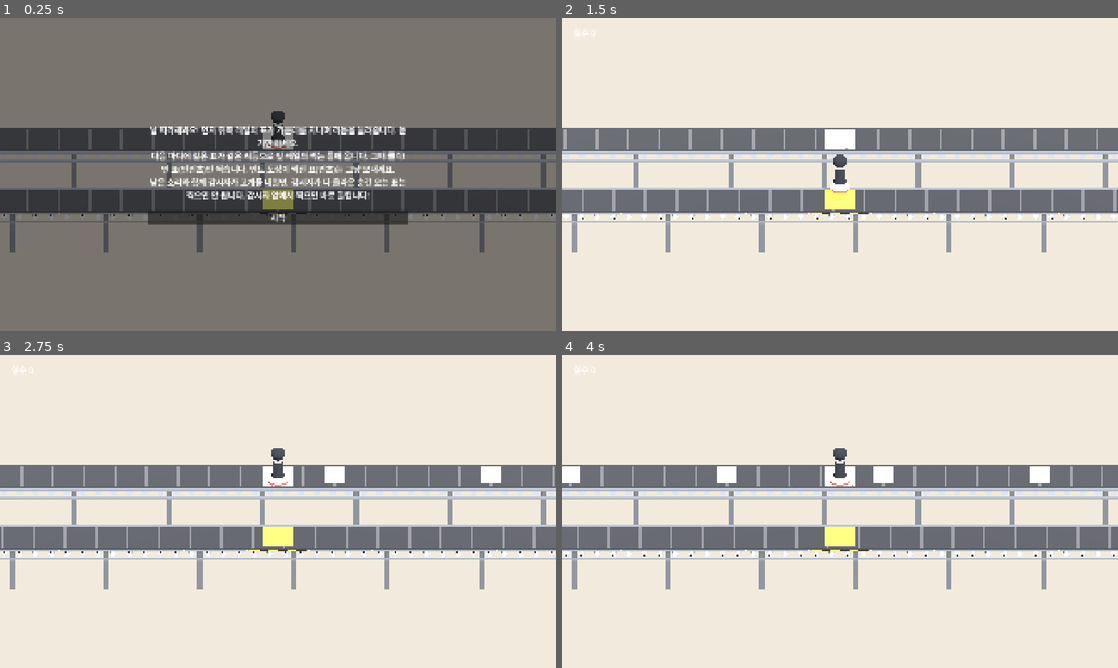
Above: before the commit, frames 1-4 (two rows, left to right).
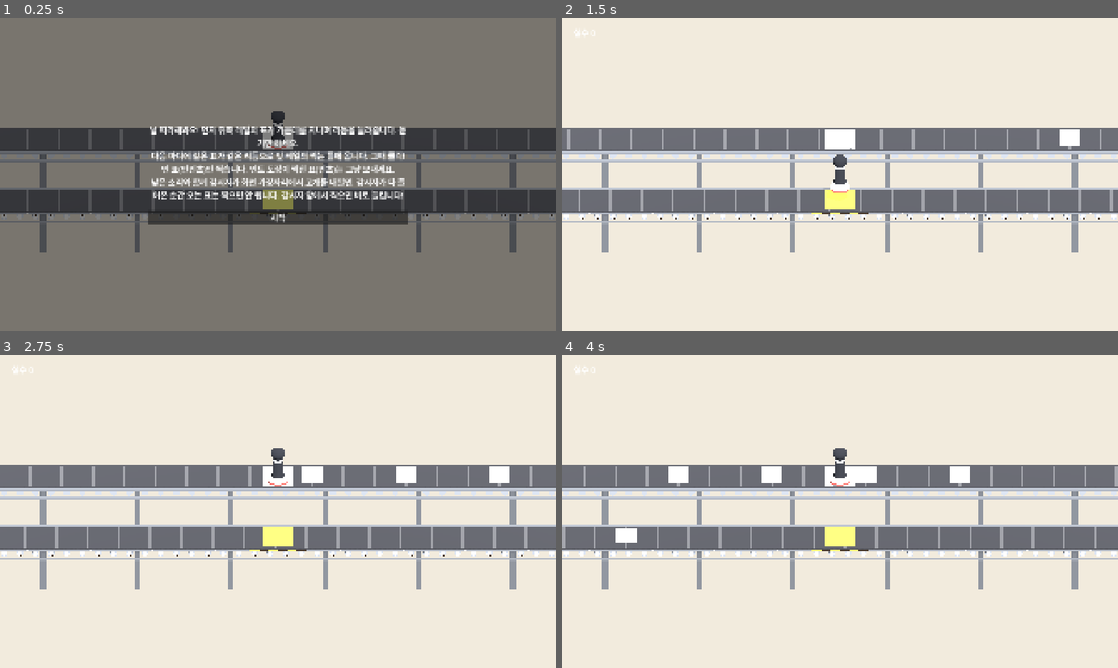
Above: after the commit, the same moments.

Repository: hahaha13791/mincho-game
Game: Godot game, scene res://minigames/piano_ballot/piano_ballot.tscn
The game is run twice, just before and just after one commit, with the same random seed, the same clock (stepped at 60 frames per second) and the same inputs. This scene is started directly instead of the project's main scene.
Inputs (mouse positions are in pixels of both pictures, inside the frame that each line leads up to):
- Up to frame 1 (0.25 s): no input
- Up to frame 2 (1.5 s): click "시작" at 0.5 s; tap Enter at 1.25 s; move the mouse to (962, 158) at 1.27 s; click (962, 158) at 1.42 s
- Up to frame 3 (2.75 s): move the mouse to (166, 527) at 2.02 s; click (166, 527) at 2.17 s
- Up to frame 4 (4 s): move the mouse to (895, 442) at 2.77 s; click (895, 442) at 2.92 s; move the mouse to (812, 574) at 3.52 s; click (812, 574) at 3.67 s

The runs differ from the first frame. In frame 1, 3.8% of the frame differs, in the area x 1-99%, y 43-75%; in frame 2, 4.7%; in frame 3, 5.1%; in frame 4, 5.9%, in the area x 0-100%, y 35-75%.

Commit message:
fix(minigames/piano_ballot): 표 속도를 되돌리고 감시자를 허리 위 상반신·4방향 등장으로
- 고리 구조 대신 뒤 레일에 복사본을 흘려, 레일 끝을 숨기면서 박당 거리를 5→3으로 되돌림(레일 길이 30)
- 감시자 허리를 실제 화면 가장자리에 맞춰 다리와 숨은 머리가 창 비율과 상관없이 안 보이게 함(stretch aspect가 expand라 1920x1080 고정 좌표로는 비율에 따라 비쳤음)
- 등장 방향 4가지: 오른쪽 아래, 왼쪽 위(거꾸로), 오른쪽 옆, 왼쪽 옆. 나올 때마다 차례로 바뀜
- Watcher.body_heights(): 허리·머리 끝 높이를 서브씬이 알려 준다

Co-Authored-By: Claude Sonnet 5.5 <noreply@anthropic.com>

Diff:
--- a/common/watcher.gd
+++ b/common/watcher.gd
@@ -25,6 +25,16 @@
 	visible = on
 
 
+## 감시자 원점(발) 기준 (허리 높이, 머리 끝 높이). 크기 1 기준. 상반신만 화면에 내보일 때 쓴다
+func body_heights() -> Vector2:
+	var to_local: Transform3D = global_transform.affine_inverse()
+	var pants: MeshInstance3D = _figure.find_child("Pants", true, false)
+	var body: MeshInstance3D = _figure.find_child("Body", true, false)
+	var waist: float = (to_local * pants.global_transform * pants.get_aabb()).end.y
+	var head: float = (to_local * body.global_transform * body.get_aabb()).end.y
+	return Vector2(waist, head)
+
+
 ## 걷기/서 있기 애니메이션 전환. 이동 자체는 쓰는 쪽이 position으로 한다
 func set_walking(on: bool) -> void:
 	if on != _walking:
--- a/minigames/piano_ballot/piano_ballot.gd
+++ b/minigames/piano_ballot/piano_ballot.gd
@@ -1,8 +1,8 @@
 extends Node3D
 ## 피아노표(id: piano_ballot). 컨베이어로 리듬에 맞춰 오는 표 중 반민초 표(빈 흰 종이)만 박자에 맞춰 찍는다. 민초 표는 민트 도장이 미리 찍혀 있다.
-## 날 따라해봐요: 표는 고리처럼 돈다. 뒤 레일을 왼쪽으로 흐르며 찍는 자리 맞은편을 지날 때 소리로 리듬을 보여 주고(보여 주기 마디),
-## 왼쪽 끝에서 앞 레일로 넘어와 정확히 한 마디 뒤 같은 리듬으로 찍는 자리에 온다(따라 하기 마디).
-## 감시자는 한 박자 전에 소리와 화면으로 예고하며, 그 표를 찍으면 적발. 클릭 = 찍기.
+## 날 따라해봐요: 표마다 복사본이 뒤 레일을 왼쪽으로 흐르며 찍는 자리 맞은편을 지날 때 소리로 리듬을 보여 주고(보여 주기 마디),
+## 정확히 한 마디 뒤 진짜 표가 같은 리듬으로 앞 레일의 찍는 자리에 온다(따라 하기 마디). 레일 끝은 화면 밖.
+## 감시자는 미리 소리와 함께 화면 가장자리에서 고개를 내밀고, 그 표가 올 때 상반신이 다 들어온다. 그 표를 찍으면 적발. 클릭 = 찍기.
 
 enum State { TUTORIAL, PLAYING, ENDED }
 
@@ -12,22 +12,27 @@
 const CONVEYOR: PackedScene = preload("res://minigames/piano_ballot/props/conveyor.tscn")
 const STAMP: PackedScene = preload("res://minigames/piano_ballot/props/stamp.tscn")
 const STAMP_MARK: PackedScene = preload("res://common/stamp_mark.tscn")
-const SPACING: float = 5.0 # 한 박 동안 표가 가는 거리. 고리(레일 길이 × 2)가 1마디가 되게 레일 길이와 맞춘다
+const SPACING: float = 3.0 # 한 박 동안 표가 가는 거리. 16분(0.25박) 간격 0.75가 표 폭보다 넓게
 const BALLOT_SIZE: Vector3 = Vector3(0.66, 0.06, 1.0) # 흐르는 방향(x)으로 좁은 쪽지
-const BELT_END: float = Conveyor.LENGTH / 2.0 # 레일 끝. 여기서 미리보기 레일 → 앞 레일로 넘어온다
-const CALL_LAG: float = 4.0 # 뒤 레일 가운데 → 찍는 자리 = 1마디. 고리 길이(2 × BELT_END)가 SPACING × 이 값과 같아야 한다
+const BELT_END: float = Conveyor.LENGTH / 2.0 # 레일 끝(화면 밖). 이 밖의 표는 숨긴다
+const CALL_LAG: float = 4.0 # 뒤 레일 가운데를 지난 뒤 찍는 자리에 오기까지 = 1마디
 const PREVIEW_Z: float = -4.5 # 미리보기 레일(뒤쪽, 반대 방향)
-const WATCH_SHOW: float = 0.5 # 감시자 표 앞뒤로 감시자가 다 올라와 있는 시간(박)
-# 감시자 상반신: 카메라에 붙여 화면 오른쪽 아래에서 비스듬히 올라온다(카메라 기준 좌표, 직교 카메라 size 10 = 세로 ±5)
-const WATCHER_SCALE: float = 6.5 # 머리~가슴이 화면 세로의 2/3쯤
-# 크기 6.5에서 발 → 머리 끝 ≈ 12.2(캡처로 잼). 화면 아래 끝 = -5
-const WATCHER_UP: Vector3 = Vector3(7.5, -10.5, -3.0) # 다 올라온 자리(발 기준). 머리 끝이 화면 위에서 1/3쯤 = 세로 2/3
-const WATCHER_DOWN_Y: float = -18.0 # 숨은 자리. 머리 끝까지 화면 아래
-const WATCHER_PEEK: float = 0.27 # 예고 동안 올라오는 비율(머리 끝만)
-const WATCHER_LEAN: float = 0.15 # 화면 안쪽으로 기우는 각도(라디안). 발 기준으로 돌아 머리가 크게 움직이니 작게
+const WATCH_SHOW: float = 0.5 # 감시자 표 앞뒤로 감시자가 다 들어와 있는 시간(박)
+# 감시자 상반신: 카메라에 붙인 축(허리)을 화면 가장자리에 두고, 몸이 축의 +y 쪽으로 화면 안에 들어온다. 허리 아래는 늘 화면 밖
+const WATCHER_SCALE: float = 6.7 # 허리 → 머리 끝(크기 1에서 약 1.0)이 화면 세로(10)의 2/3쯤
+const WATCHER_DEPTH: float = -3.0 # 카메라 앞 거리
+const WATCHER_PEEK: float = 0.25 # 예고 동안 들어오는 비율(머리 끝만)
+const WATCHER_TUCK: float = 0.9 # 다 들어와도 허리를 가장자리보다 이만큼 밖에 둔다. 몸이 기울어 엉덩이 모서리가 비치지 않게
+## 등장 방향: edge = 화면 가장자리 위 축 자리(가로·세로 반폭 기준 비율), angle = 축 회전(라디안). 몸 방향 = (-sin, cos)
+const WATCHER_ENTRIES: Array[Dictionary] = [
+	{"edge": Vector2(0.62, -1.0), "angle": 0.3}, # 오른쪽 아래에서 왼쪽 위로
+	{"edge": Vector2(-0.6, 1.0), "angle": PI + 0.45}, # 왼쪽 위에서 오른쪽 아래로(거꾸로 매달려 내려다봄)
+	{"edge": Vector2(1.0, 0.25), "angle": PI / 2.0 + 0.35}, # 오른쪽 옆에서 왼쪽 아래로
+	{"edge": Vector2(-1.0, -0.1), "angle": -PI / 2.0 - 0.3}, # 왼쪽 옆에서 오른쪽 아래로
+]
 const STAMPER_REST_Y: float = 2.5
 const STAMPER_PRESS_Y: float = 0.5
-const TUTORIAL_TEXT: String = "날 따라해봐요! 먼저 뒤쪽 레일의 표가 가운데를 지나며 리듬을 들려줍니다. 듣기만 하세요.\n다음 마디에 같은 표가 같은 리듬으로 앞 레일의 찍는 틀에 옵니다. 그때 클릭!\n빈 표(반민초)만 찍습니다. 민트 도장이 찍힌 표(민초)는 그냥 보내세요.\n낮은 소리와 함께 감시자가 고개를 내밀면, 감시자가 다 올라온 순간 오는 표는 찍으면 안 됩니다. 감시자 앞에서 찍으면 바로 들킵니다!"
+const TUTORIAL_TEXT: String = "날 따라해봐요! 먼저 뒤쪽 레일의 표가 가운데를 지나며 리듬을 들려줍니다. 듣기만 하세요.\n다음 마디에 같은 표가 같은 리듬으로 앞 레일의 찍는 틀에 옵니다. 그때 클릭!\n빈 표(반민초)만 찍습니다. 민트 도장이 찍힌 표(민초)는 그냥 보내세요.\n낮은 소리와 함께 감시자가 화면 가장자리에서 고개를 내밀면, 감시자가 다 들어온 순간 오는 표는 찍으면 안 됩니다. 감시자 앞에서 찍으면 바로 들킵니다!"
 
 @export var id: StringName = &"piano_ballot"
 
@@ -40,6 +45,7 @@
 var _call_sfx: AudioStreamPlayer # 보여 주기 소리. 메트로놈과 겹쳐도 끊기지 않게 따로
 var _resolved: Array[bool] = []
 var _ballots: Array[MeshInstance3D] = []
+var _previews: Array[MeshInstance3D] = [] # 뒤 레일을 흐르는 복사본(같은 번호)
 var _beat_dur: float
 var _first: float # 0박(첫 마디 첫 박)이 찍는 지점에 닿는 시각
 var _t: float = 0.0
@@ -49,6 +55,9 @@
 var _sfx: AudioStreamPlayer
 var _stamper: Node3D
 var _watcher: Watcher
+var _watch_rig: Node3D # 감시자 허리 축
+var _watch_torso: float # 허리 → 머리 끝 길이(크기 반영)
+var _entry: Dictionary = WATCHER_ENTRIES[0] # 이번 등장 방향
 var _conveyors: Array[Conveyor] = []
 var _stamp_tween: Tween
 
@@ -62,7 +71,6 @@
 	_camera.look_at_from_position(Vector3(0.0, 5.5, 9.5), Vector3(0.0, 0.0, -2.0)) # 약 30도. 컨베이어 옆면(롤러)과 뒤 미리보기 레일이 보이게
 	_beat_dur = 60.0 / CONFIG.bpm
 	_first = CONFIG.count_in * _beat_dur
-	assert(is_equal_approx(2.0 * BELT_END, SPACING * CALL_LAG), "고리 길이가 1마디와 안 맞음: Conveyor.LENGTH 또는 SPACING 확인")
 	_sfx = AudioStreamPlayer.new()
 	add_child(_sfx)
 	_call_sfx = AudioStreamPlayer.new()
@@ -92,8 +100,11 @@
 			vote.rotation.y = randf_range(-0.4, 0.4)
 			b.add_child(vote)
 		b.visible = false
+		var p: MeshInstance3D = b.duplicate() # 뒤 레일 복사본. 도장 자국까지 같은 모습
 		add_child(b)
+		add_child(p)
 		_ballots.append(b)
+		_previews.append(p)
 	_refresh()
 	_state = State.PLAYING
 
@@ -112,17 +123,18 @@
 	if _next_warn < _watch_list.size() and now >= _beats[_watch_list[_next_warn]]["time"] - CONFIG.warn_beats:
 		_warn_until = _first + (_beats[_watch_list[_next_warn]]["time"] + WATCH_SHOW) * _beat_dur
 		Beep.play(_sfx, 330.0, 0.2)
+		_entry = WATCHER_ENTRIES[_next_warn % WATCHER_ENTRIES.size()] # 나올 때마다 다른 방향
 		_next_warn += 1
-	var rise: float = 0.0 # 감시자가 올라온 정도: 0 숨음, WATCHER_PEEK 예고, 1 다 올라옴
+	var rise: float = 0.0 # 감시자가 들어온 정도: 0 숨음, WATCHER_PEEK 예고, 1 다 들어옴
 	for i in _ballots.size():
 		var u: float = now - _beats[i]["time"] # 찍는 지점까지 남은(음수)·지난(양수) 박
-		_place_ballot(_ballots[i], u * SPACING)
+		_place(_ballots[i], u * SPACING, 0.0)
+		_place(_previews[i], -(u + CALL_LAG) * SPACING, PREVIEW_Z) # 한 마디 먼저 반대 방향으로 가운데를 지난다
 		if _beats[i]["watcher"]:
 			rise = maxf(rise, _watcher_rise(u))
 	for c in _conveyors:
 		c.scroll(_t / _beat_dur * SPACING) # 표와 같은 속도
-	_watcher.position = WATCHER_UP
-	_watcher.position.y = lerpf(WATCHER_DOWN_Y, WATCHER_UP.y, rise)
+	_place_watcher(rise)
 	_warn.visible = _t < _warn_until
 	# 판정 창이 지난 표는 안 찍은 것으로 확정한다
 	while _next_resolve < _beats.size() and _t > _first + _beats[_next_resolve]["time"] * _beat_dur + _windows[_next_resolve]:
@@ -148,15 +160,22 @@
 	return 1.0 - (u - WATCH_SHOW) / up
 
 
-# 고리 위치. d = 앞 레일에서 찍는 지점 기준 x. 앞 레일 왼쪽 끝보다 이전이면 미리보기 레일 위(반대 방향)
-func _place_ballot(b: MeshInstance3D, d: float) -> void:
-	if d >= -BELT_END:
-		b.position = Vector3(d, 0.1, 0.0)
-		b.visible = d <= BELT_END
-	else:
-		var x: float = -2.0 * BELT_END - d # 왼쪽 끝(-BELT_END)에서 앞 레일과 이어진다
-		b.position = Vector3(x, 0.1, PREVIEW_Z)
-		b.visible = x <= BELT_END
+func _place(b: MeshInstance3D, x: float, z: float) -> void:
+	b.position = Vector3(x, 0.1, z)
+	b.visible = absf(x) <= BELT_END
+
+
+# 허리 축을 실제 화면 가장자리에 둔다. 창 비율이 바뀌어도(stretch aspect = expand) 허리 아래는 늘 화면 밖이다
+func _place_watcher(rise: float) -> void:
+	var half_h: float = _camera.size / 2.0 # 직교 카메라는 세로 크기가 고정(keep_height)
+	var vp: Vector2 = get_viewport().get_visible_rect().size
+	var half_w: float = half_h * vp.x / vp.y
+	var angle: float = _entry["angle"]
+	var body_dir: Vector3 = Vector3(-sin(angle), cos(angle), 0.0) # 허리 → 머리
+	var edge: Vector2 = _entry["edge"]
+	var hidden: float = -(_watch_torso + 0.5) # 머리 끝까지 가장자리 밖
+	_watch_rig.position = Vector3(edge.x * half_w, edge.y * half_h, WATCHER_DEPTH) + body_dir * lerpf(hidden, -WATCHER_TUCK, rise)
+	_watch_rig.rotation.z = angle
 
 
 func _unhandled_input(event: InputEvent) -> void:
@@ -273,9 +292,13 @@
 	_stamper.position = Vector3(0.0, STAMPER_REST_Y, 0.0)
 	add_child(_stamper)
 
-	_watcher = WATCHER.instantiate() # 카메라 자식: 인형 앞(+z)이 카메라를 본다
+	_watch_rig = Node3D.new() # 카메라 자식: 인형 앞(+z)이 카메라를 본다
+	_camera.add_child(_watch_rig)
+	_watcher = WATCHER.instantiate()
 	_watcher.scale = Vector3.ONE * WATCHER_SCALE
-	_watcher.rotation.z = WATCHER_LEAN
-	_watcher.position = Vector3(WATCHER_UP.x, WATCHER_DOWN_Y, WATCHER_UP.z)
-	_camera.add_child(_watcher)
-	_watcher.set_present(true) # 서브씬은 숨은 채 시작한다. 등장은 화면 아래로 숨겼다가 올리는 것으로 한다
+	_watch_rig.add_child(_watcher)
+	_watcher.set_present(true) # 서브씬은 숨은 채 시작한다. 등장은 화면 밖에 두었다가 들이미는 것으로 한다
+	var h: Vector2 = _watcher.body_heights()
+	_watcher.position.y = -h.x * WATCHER_SCALE # 허리가 축 원점
+	_watch_torso = (h.y - h.x) * WATCHER_SCALE
+	_place_watcher(0.0)
--- a/minigames/piano_ballot/props/conveyor.gd
+++ b/minigames/piano_ballot/props/conveyor.gd
@@ -4,7 +4,7 @@
 ## 반복 부품(줄무늬·롤러·다리)이 많아 씬 대신 코드로 배치한다. 색은 팔레트에서만 가져온다.
 
 const PALETTE: Palette = preload("res://common/style/palette.tres")
-const LENGTH: float = 20.0 # 화면(가로 약 ±8.9)보다 길게 해 끝을 숨긴다. 피아노표 고리 길이와 맞물린다: 뒤 레일 가운데 → 앞 레일 찍는 자리 = LENGTH = 1마디
+const LENGTH: float = 30.0 # 화면(16:9에서 가로 약 ±8.9, 더 넓은 창은 그 이상)보다 길게 해 끝을 숨긴다
 const WIDTH: float = 1.6
 const STRIPE_GAP: float = 1.0
 const ROLLER_GAP: float = 0.5
Not shown, changed: .claude/CLAUDE.md
Not shown, changed: docs/todo/progress.md
Not shown, changed: docs/기획서.md
